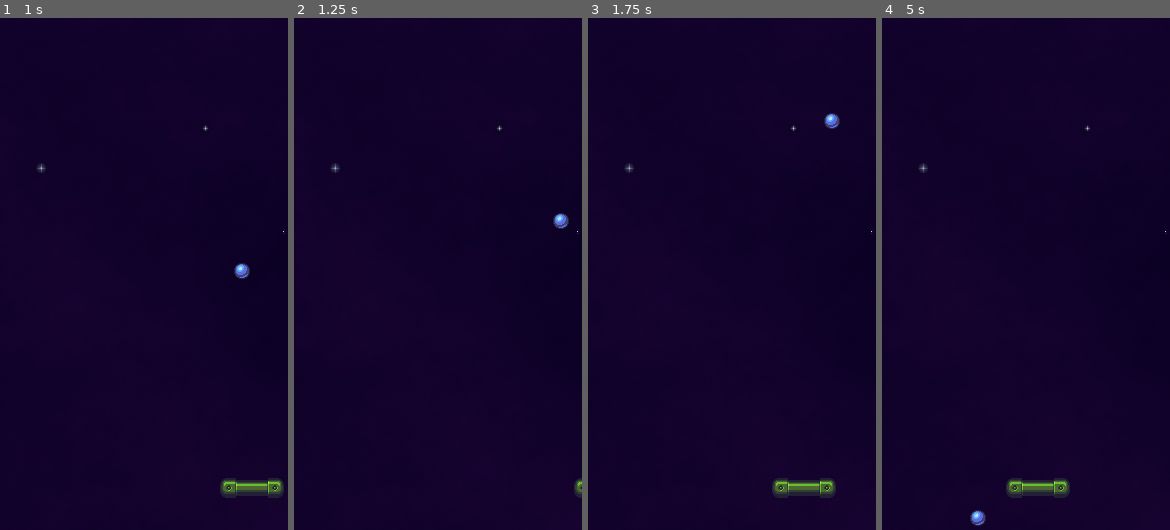
Above: before the commit, frames 1-4 (left to right).
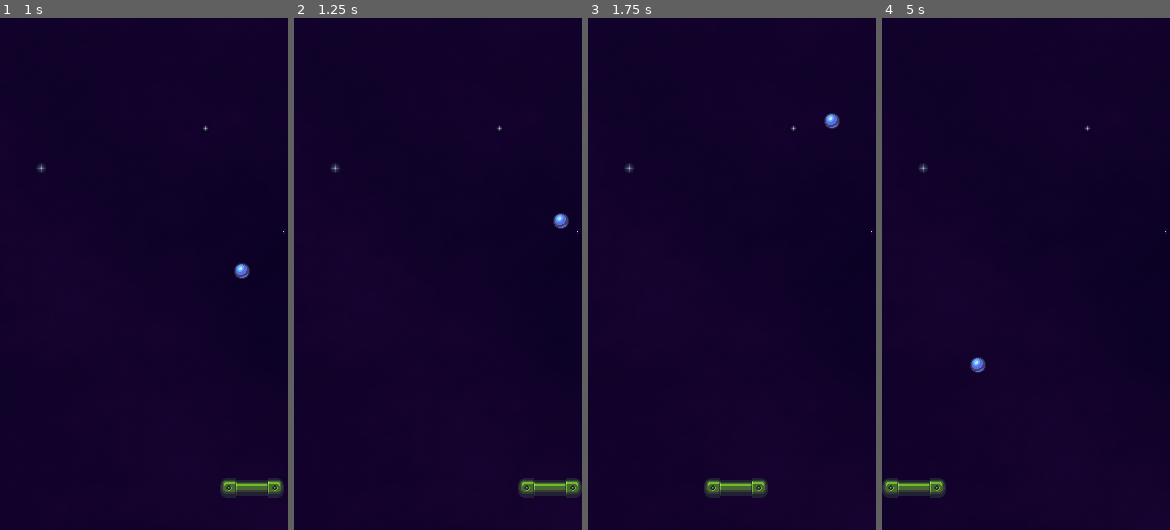
Above: after the commit, the same moments.

Repository: Pablo-Gallina/Videogame_Pinball
Game: Godot game, scene res://escenas/main.tscn
Two runs of this game, one before a commit and one after it. Both use one fixed random seed, a clock stepped at 60 frames per second and the inputs below.
Inputs:
- Up to frame 1 (1 s): hold Right (mover_derecha) from 0.53 s (still down)
- Up to frame 2 (1.25 s): keep holding Right (mover_derecha)
- Up to frame 3 (1.75 s): release Right (mover_derecha) at 1.28 s; hold Left (mover_izquierda) from 1.28 s (still down)
- Up to frame 4 (5 s): release Left (mover_izquierda) at 2.03 s; hold Right (mover_derecha) 2.03-3.53 s; hold Left (mover_izquierda) from 3.53 s (still down)

Frame 1 is identical in both runs. In frame 2, 0.7% of the frame differs, in the area x 77-100%, y 89-94%; in frame 3, 1.5%; in frame 4, 1.8%, in the area x 0-66%, y 66-100%.

Commit message:
Limite del player agregado

Diff:
--- a/escenas/borders.tscn
+++ b/escenas/borders.tscn
@@ -16,7 +16,7 @@
 
 [node name="border_left" type="StaticBody2D" parent="."]
 
-[node name="col_border_left" type="CollisionShape2D" parent="border_left"]
+[node name="CollisionShape2D" type="CollisionShape2D" parent="border_left"]
 position = Vector2( -4, 256 )
 scale = Vector2( 4, 256 )
 shape = SubResource( 1 )
--- a/escenas/scripts/player.gd
+++ b/escenas/scripts/player.gd
@@ -19,7 +19,13 @@
 
 func _physics_process(delta):
 	if Input.is_action_pressed("mover_derecha"):
-		position.x += speed
+		#position.x += speed #Movimiento sin colision
+
+		#Movimiento con colision          en x se mueve segun speed y en y no se mueve 0
+		var mouvement : Vector2 = Vector2(speed,0)
+		move_and_collide(mouvement)
 
 	if Input.is_action_pressed("mover_izquierda"):
-		position.x -= speed
+		#position.x -= speed
+		var mouvement : Vector2 = Vector2(-speed,0)
+		move_and_collide(mouvement)
